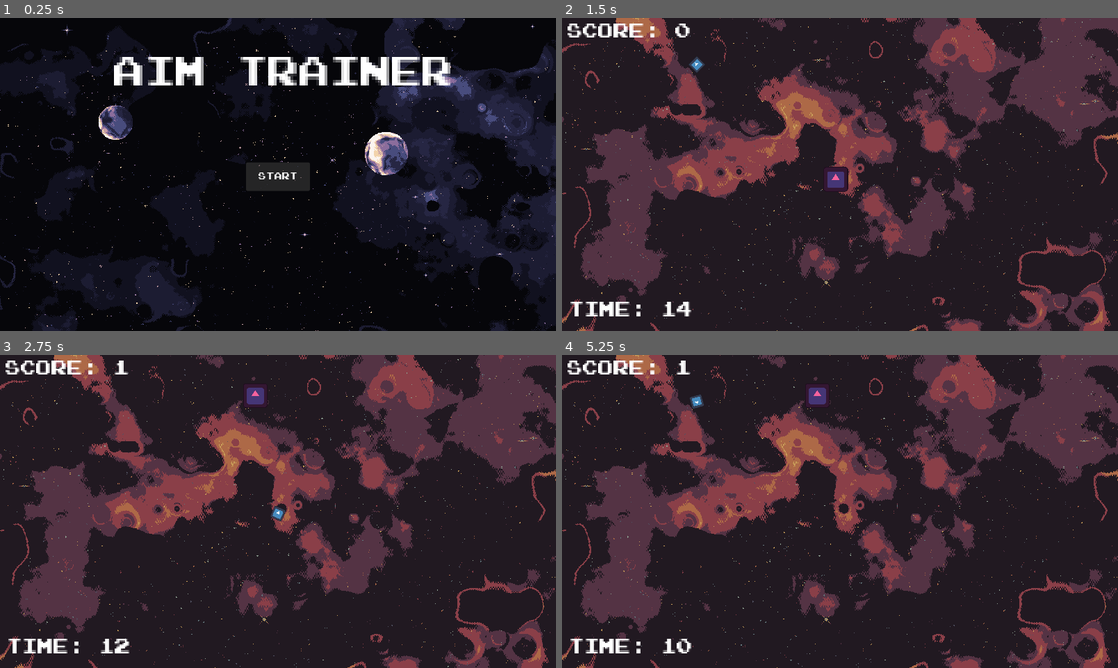
Above: before the commit, frames 1-4 (two rows, left to right).
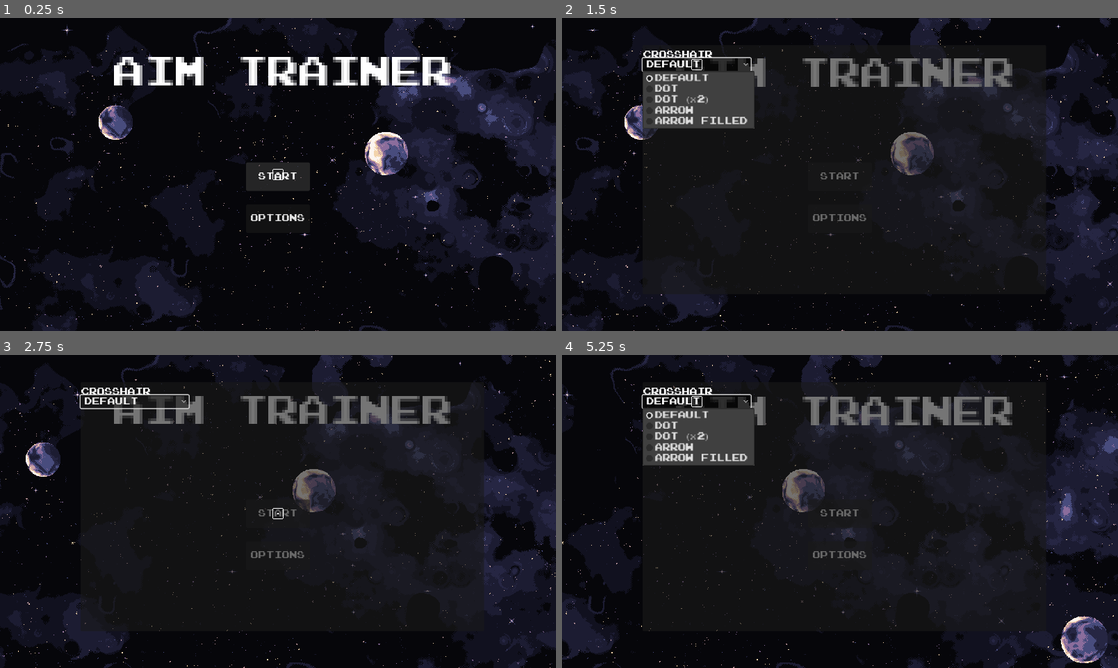
Above: after the commit, the same moments.

Repository: DarkHybrid/Aim-Trainer
Game: Godot game, scene res://init.tscn
Two runs of this game, one before a commit and one after it. Both use one fixed random seed, a clock stepped at 60 frames per second and the inputs below. The engine's default icon, where the game draws it, is replaced by a stand-in: a white triangle on a blue panel in a dark square.
Inputs (mouse positions are in pixels of both pictures, inside the frame that each line leads up to):
- Up to frame 1 (0.25 s): no input
- Up to frame 2 (1.5 s): click "START" (after the commit: "OPTIONS") at 0.5 s; click (695, 64) at 1.25 s, where only the run after the commit has a clickable "DEFAULT"
- Up to frame 3 (2.75 s): click (278, 514) at 2 s, where only the run after the commit has a clickable "START"
- Up to frame 4 (5.25 s): click (840, 514) at 2.75 s, where only the run after the commit has a clickable "START"; click (695, 401) at 3.5 s, where only the run after the commit has a clickable "DEFAULT"; click (840, 514) at 4.25 s, where only the run after the commit has a clickable "START"; click (695, 401) at 5 s, where only the run after the commit has a clickable "DEFAULT"

The runs differ from the first frame. In frame 1, 0.2% of the frame differs, in the area x 45-56%, y 48-69%; in frame 2, 55%; in frame 3, 53%; in frame 4, 56%, in the area x 0-100%, y 0-100%.

Commit message:
Added crosshairs and some fixes

Diff:
--- /dev/null
+++ b/Crosshair.gd
@@ -0,0 +1,13 @@
+extends OptionButton
+
+
+@onready var globals = get_node("/root/Globals")
+# Called when the node enters the scene tree for the first time.
+func _ready():
+	pass # Replace with function body.
+
+
+# Called every frame. 'delta' is the elapsed time since the previous frame.
+func _process(delta):
+	globals.crosshair = selected
+	pass
--- /dev/null
+++ b/Options.gd
@@ -0,0 +1,16 @@
+extends Button
+
+
+# Called when the node enters the scene tree for the first time.
+func _ready():
+	pass # Replace with function body.
+
+
+# Called every frame. 'delta' is the elapsed time since the previous frame.
+func _process(delta):
+	pass
+
+
+func _on_pressed():
+	$"../optionsWindow".visible = true
+	pass # Replace with function body.
--- a/cursor.tscn
+++ b/cursor.tscn
@@ -1,7 +1,7 @@
 [gd_scene load_steps=4 format=3 uid="uid://ow7101idlpsf"]
 
 [ext_resource type="Script" path="res://scripts/cursor.gd" id="1_wa47r"]
-[ext_resource type="Texture2D" uid="uid://sg4ilfxf51nk" path="res://icon.svg" id="2_edwsi"]
+[ext_resource type="Texture2D" uid="uid://23sa00u5ttaw" path="res://crosshair/Crosshair Pack.png" id="2_hnp2i"]
 
 [sub_resource type="RectangleShape2D" id="RectangleShape2D_2vkfg"]
 size = Vector2(50, 50)
@@ -11,7 +11,10 @@
 script = ExtResource("1_wa47r")
 
 [node name="Sprite2D" type="Sprite2D" parent="."]
-texture = ExtResource("2_edwsi")
+scale = Vector2(7, 7)
+texture = ExtResource("2_hnp2i")
+hframes = 7
+vframes = 4
 
 [node name="Area2D" type="Area2D" parent="."]
 
--- a/main.tscn
+++ b/main.tscn
@@ -1,8 +1,9 @@
-[gd_scene load_steps=4 format=3 uid="uid://c5vpdw2pi1lv5"]
+[gd_scene load_steps=5 format=3 uid="uid://c5vpdw2pi1lv5"]
 
 [ext_resource type="PackedScene" uid="uid://bvk6o6leaue0x" path="res://mainmenu.tscn" id="1_6274r"]
 [ext_resource type="Texture2D" uid="uid://d3q4gydka7wef" path="res://backgrounds/menu2.png" id="1_p5w8p"]
 [ext_resource type="Script" path="res://scripts/menubg.gd" id="2_vmof5"]
+[ext_resource type="PackedScene" uid="uid://ow7101idlpsf" path="res://cursor.tscn" id="4_k3oge"]
 
 [node name="main" type="Node2D"]
 
@@ -26,5 +27,11 @@
 anchors_preset = 0
 anchor_right = 0.0
 anchor_bottom = 0.0
+offset_left = 0.0
+offset_top = 0.0
+offset_right = 0.0
+offset_bottom = 0.0
 grow_horizontal = 1
 grow_vertical = 1
+
+[node name="cursor" parent="." instance=ExtResource("4_k3oge")]
--- a/mainmenu.tscn
+++ b/mainmenu.tscn
@@ -1,15 +1,22 @@
-[gd_scene load_steps=5 format=3 uid="uid://bvk6o6leaue0x"]
+[gd_scene load_steps=8 format=3 uid="uid://bvk6o6leaue0x"]
 
 [ext_resource type="Script" path="res://scripts/Start.gd" id="1_ibl1n"]
 [ext_resource type="FontFile" uid="uid://bkxy3l4hhwk1b" path="res://nintendo-nes-font.ttf" id="2_hr2fg"]
+[ext_resource type="Script" path="res://Options.gd" id="2_xitmj"]
 [ext_resource type="Script" path="res://scripts/Title.gd" id="3_ehwqy"]
 [ext_resource type="AudioStream" uid="uid://etngdjih1ijh" path="res://music/menuloop.mp3" id="4_k7kkp"]
+[ext_resource type="Script" path="res://optionsWindow.gd" id="6_vvdw8"]
+[ext_resource type="Script" path="res://Crosshair.gd" id="6_xvxqv"]
 
 [node name="Control" type="Control"]
 layout_mode = 3
 anchors_preset = 15
 anchor_right = 1.0
 anchor_bottom = 1.0
+offset_left = 18.0
+offset_top = 15.0
+offset_right = 18.0
+offset_bottom = 15.0
 grow_horizontal = 2
 grow_vertical = 2
 
@@ -25,6 +32,15 @@
 text = "START
 "
 script = ExtResource("1_ibl1n")
+
+[node name="Options" type="Button" parent="."]
+layout_mode = 0
+offset_left = 510.0
+offset_top = 386.0
+offset_right = 642.0
+offset_bottom = 445.0
+text = "OPTIONS"
+script = ExtResource("2_xitmj")
 
 [node name="Title" type="Label" parent="."]
 texture_filter = 1
@@ -42,4 +58,45 @@
 stream = ExtResource("4_k7kkp")
 autoplay = true
 
+[node name="optionsWindow" type="Control" parent="."]
+visible = false
+anchors_preset = 0
+offset_right = 40.0
+offset_bottom = 40.0
+script = ExtResource("6_vvdw8")
+
+[node name="Panel" type="Panel" parent="optionsWindow"]
+layout_mode = 0
+offset_left = 167.0
+offset_top = 56.0
+offset_right = 1003.0
+offset_bottom = 572.0
+
+[node name="OptionButton" type="OptionButton" parent="optionsWindow/Panel"]
+layout_mode = 0
+offset_top = 27.0
+offset_right = 144.0
+offset_bottom = 47.0
+item_count = 5
+selected = 0
+popup/item_0/text = "DEFAULT"
+popup/item_0/id = 0
+popup/item_1/text = "DOT"
+popup/item_1/id = 1
+popup/item_2/text = "DOT (x2)"
+popup/item_2/id = 2
+popup/item_3/text = "ARROW"
+popup/item_3/id = 3
+popup/item_4/text = "ARROW FILLED"
+popup/item_4/id = 4
+script = ExtResource("6_xvxqv")
+
+[node name="Label" type="Label" parent="optionsWindow/Panel/OptionButton"]
+layout_mode = 0
+offset_left = 2.0
+offset_top = -16.0
+offset_right = 42.0
+text = "CROSSHAIR"
+
 [connection signal="pressed" from="Button" to="Button" method="_on_pressed"]
+[connection signal="pressed" from="Options" to="Options" method="_on_pressed"]
--- /dev/null
+++ b/optionsWindow.gd
@@ -0,0 +1,12 @@
+extends Control
+
+
+# Called when the node enters the scene tree for the first time.
+func _ready():
+	pass # Replace with function body.
+
+
+# Called every frame. 'delta' is the elapsed time since the previous frame.
+func _process(delta):
+	if Input.is_action_just_pressed("window_toggle"):
+		visible = false
--- a/project.godot
+++ b/project.godot
@@ -44,6 +44,11 @@
 "events": [Object(InputEventKey,"resource_local_to_scene":false,"resource_name":"","device":-1,"window_id":0,"alt_press …(182 unchanged characters)…
 ]
 }
+window_toggle={
+"deadzone": 0.5,
+"events": [Object(InputEventKey,"resource_local_to_scene":false,"resource_name":"","device":-1,"window_id":0,"alt_pressed":false,"shift_pressed":false,"ctrl_pressed":false,"meta_pressed":false,"pressed":false,"keycode":0,"physical_keycode":4194305,"key_label":0,"unicode":0,"echo":false,"script":null)
+]
+}
 
 [rendering]
 
--- a/scripts/cursor.gd
+++ b/scripts/cursor.gd
@@ -4,11 +4,11 @@
 
 var score_multiplier = multiplier
 
-func _physics_process(delta):
+func _process(delta):
 	position = get_global_mouse_position()
-	rotation += 0.1
 	if Input.is_action_just_pressed("mb_left"):
 		_shot()
+	$Sprite2D.frame_coords.x = globals.crosshair
 
 func _shot():
 	if $Area2D.get_overlapping_areas().size() > 0:
--- a/scripts/globals.gd
+++ b/scripts/globals.gd
@@ -5,6 +5,7 @@
 var score = 0
 var time : float
 
+var crosshair : int
 
 const bgTextures = [preload("res://backgrounds/shootingrange1.png"), preload("res://backgrounds/shootingrange2.png"), preload("res://backgrounds/shootingrange3.png"), preload("res://backgrounds/shootingrange4.png"), preload("res://backgrounds/shootingrange5.png")]
 
Binary file added: crosshair/Crosshair Pack.png
Not shown, added: crosshair/Crosshair Pack.png.import
